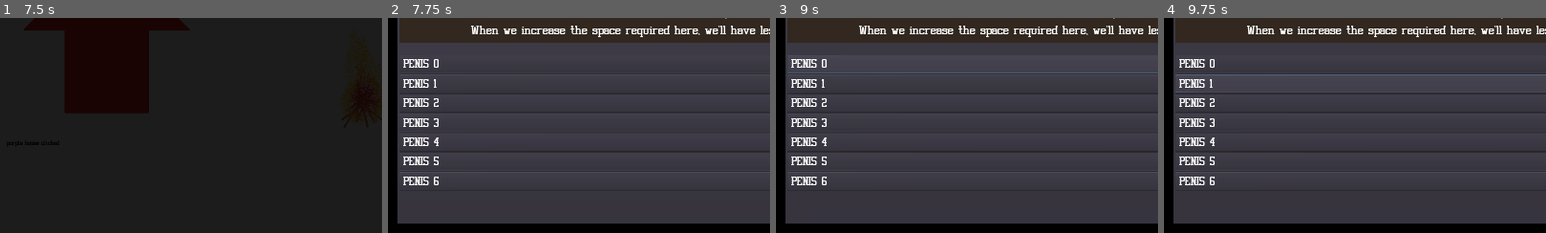
Above: before the commit, frames 1-4 (left to right).
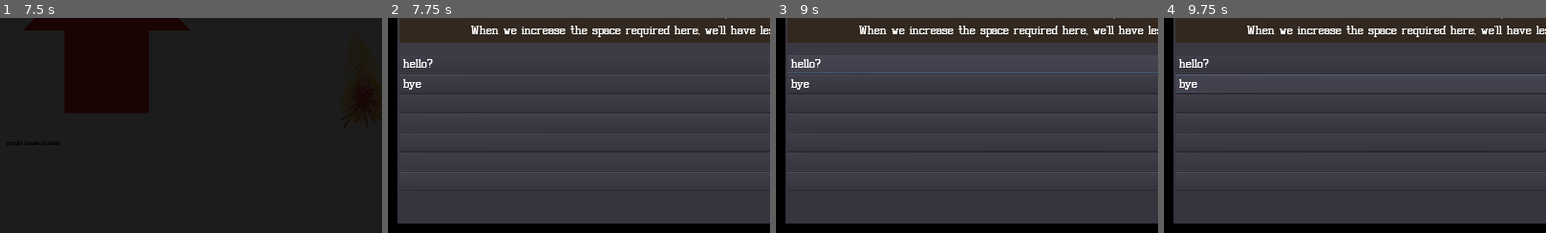
Above: after the commit, the same moments.

Repository: gadse/high-moon
Game: Godot game, scene res://scenes/main_menu/MainMenu.tscn
Same seed, same stepped clock (60 frames per second), same inputs: the game is played once before the commit and once after it.
Inputs (mouse positions are % of the whole screen's width and height, from its top left):
- Up to frame 1 (7.5 s): click "New Game" at 0.5 s; click "New Game" at 1.25 s; click "New Game" at 2 s; tap Enter at 2.75 s; move the mouse to (72, 45) at 2.77 s; click (72, 45) at 2.92 s; move the mouse to (30, 55) at 3.52 s; click (30, 55) at 3.67 s; click "Fade out" at 4.25 s; click "Fade out" at 5 s; click "Fade out" at 5.75 s; move the mouse to (69, 34) at 6.52 s; click (69, 34) at 6.67 s; click (69, 34) at 7.42 s
- Up to frame 2 (7.75 s): no input
- Up to frame 3 (9 s): click "Show dialog history" at 8 s; click (35, 61) at 8.77 s
- Up to frame 4 (9.75 s): click (35, 65) at 9.52 s
The pictures show only the part of the screen within x 0-50%, y 50-100%; the shares and areas given below are measured in that part.

Frame 1 is identical in both runs. In frame 2, 1.6% of the frame differs, in the area x 4-14%, y 19-78%; in frame 3, 1.6%; in frame 4, 1.6%.

Commit message:
GH-25 dialog: Add link texts to buttons

Diff:
--- a/scenes/templates/dialog/Dialog.gd
+++ b/scenes/templates/dialog/Dialog.gd
@@ -11,6 +11,7 @@
 
 var expanded = false
 var story: Story = null
+var current_passage: Dictionary = {}
 
 
 const PLAYER = "detective"
@@ -37,17 +38,21 @@
 func _init():
 	story = Story.new()
 	story.parse_file("examples/example_story.json")
-	var start_passage = story.start()
+	current_passage = story.start()
 	dialog_history.append(
-		_new_dialog_entry(start_passage.text, NPC)
+		_new_dialog_entry(current_passage.text, NPC)
 	)
+
 
 func _ready():
 	self._update_history()
 
 	var ix = 0
 	for button in answer_buttons:
-		button.set_text("PENIS %s" % ix)
+		if ix < current_passage.links.size():
+			button.set_text(current_passage.links[ix].name)
+		else:
+			button.set_text("")
 		ix += 1
 
 func _update_history():
